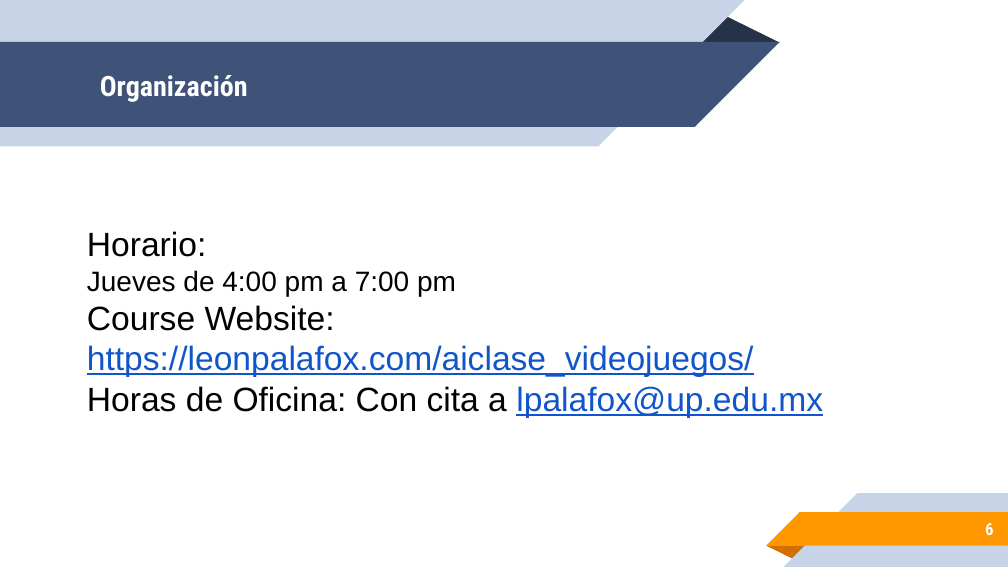
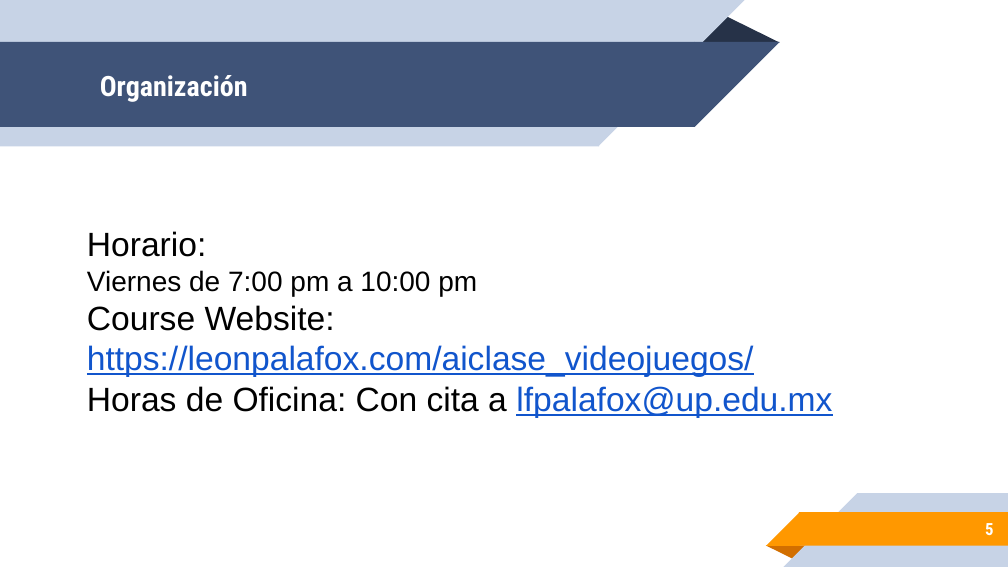
Before and after one commit to leonpalafox/aiclase_videojuegos, a slide deck: slide 5 of Slides/UPAI2020.pptx (slide 6 before the commit). Drawn at 1008x567 pixels with LibreOffice and Linux fonts; fonts in the diff are those of the drawing; background and template pictures are left out. Boxes give left, top, right and bottom in pixels: in the first picture for what was removed or moved away, otherwise in the second. Text is boxed around its words. In the diff, an @@ line names an element or a change of style, - is before the commit and + after.

```diff
--- a/Slides/UPAI2020.pptx
+++ b/Slides/UPAI2020.pptx
@@ text at (87,270,477,296): text changed @@
-  Jueves de 4:00 pm a 7:00 pm
+  Viernes de 7:00 pm a 10:00 pm
@@ text at (87,386,832,418): text changed @@
-Horas de Oficina: Con cita a lpalafox@up.edu.mx
+Horas de Oficina: Con cita a lfpalafox@up.edu.mx
```
Also in this commit, not shown: 7 other slides changed, 1 slide removed, 5 other files.
